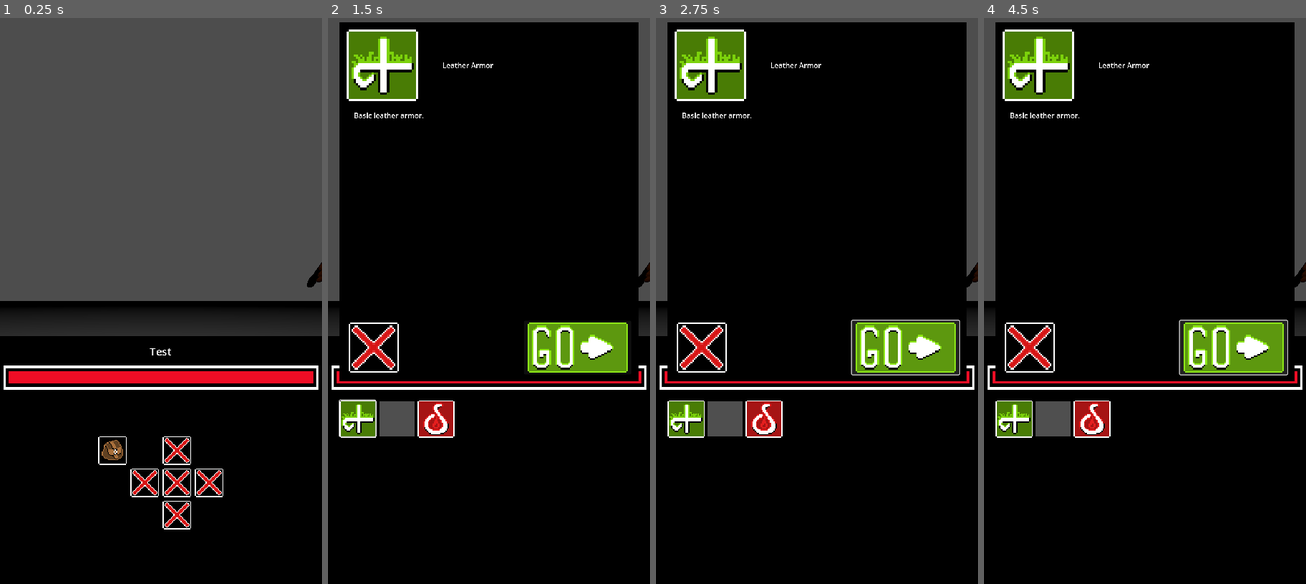
Above: before the commit, frames 1-4 (left to right).
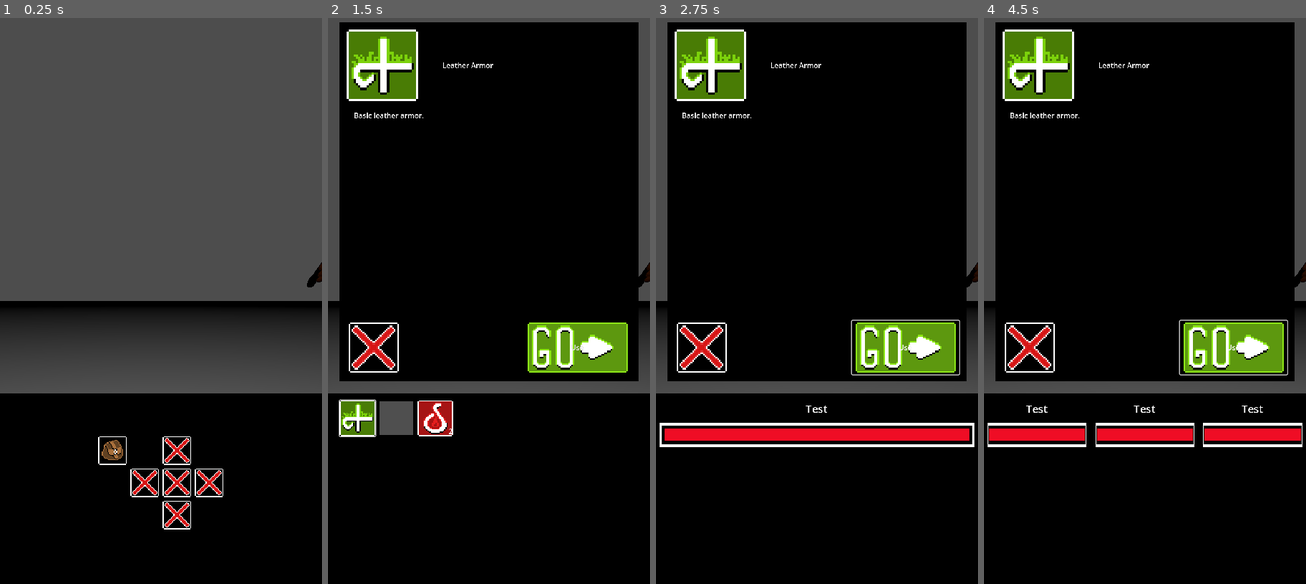
Above: after the commit, the same moments.

Repository: Crestor123/VoidRPG2.0
Game: Godot game, scene res://Scenes/Main.tscn
The game is run twice, just before and just after one commit, with the same random seed, the same clock (stepped at 60 frames per second) and the same inputs. The engine's default icon, where the game draws it, is replaced by a stand-in: a white triangle on a blue panel in a dark square.
Inputs (mouse positions are in pixels of both pictures, inside the frame that each line leads up to):
- Up to frame 1 (0.25 s): no input
- Up to frame 2 (1.5 s): click (440, 482) at 0.5 s; click (356, 419) at 1.27 s
- Up to frame 3 (2.75 s): click (907, 346) at 2.02 s
- Up to frame 4 (4.5 s): click (1235, 346) at 2.75 s, where only the run after the commit has a clickable "Use"; click (1012, 419) at 3.52 s; click (1235, 346) at 4.27 s

The runs differ from the first frame. In frame 1, 10% of the frame differs, in the area x 0-100%, y 56-67%; in frame 2, 3.2%; in frame 3, 7.6%; in frame 4, 7.6%.

Commit message:
Added partySelector, reworked inventory

Diff:
--- a/Resources/PartyMembers/Test.tres
+++ b/Resources/PartyMembers/Test.tres
@@ -22,7 +22,7 @@
 wisdom = 2
 charisma = 2
 abilities = Array[Resource]([ExtResource("1_lpp1x"), ExtResource("2_ly0so")])
-inventory = Array[Resource]([ExtResource("4_cq67y"), ExtResource("5_g3yon"), ExtResource("3_0foxm")])
+inventory = Array[Resource]([ExtResource("4_cq67y"), ExtResource("5_g3yon"), ExtResource("3_0foxm"), ExtResource("3_0foxm")])
 resistances = {
 "acid": 0,
 "air": 0,
--- a/Resources/Templates/Consumable.gd
+++ b/Resources/Templates/Consumable.gd
@@ -10,3 +10,5 @@
 	"acid", "darkness", "mind", "soul", "flesh", "time") var element : String
 
 @export var bonus : int
+
+@export var quantity : int = 1
--- a/Scenes/Components/InventoryComponent.gd
+++ b/Scenes/Components/InventoryComponent.gd
@@ -4,20 +4,21 @@
 @export var equipmentScene : PackedScene
 @export var consumableScene : PackedScene
 
-@export var parent : Node
-
 #Functions that allow for the use of items
 func initialize(itemList):
-	parent = get_parent()
 	for item in itemList:
 		addItem(item)
 
-func useItem(item : Item):
+func useItem(item : ItemNode):
 	pass
 
 func addItem(item : Item):
 	var newItem
 	if item is Consumable:
+		for child in get_children():
+			if child.data == item:
+				child.quantity += 1
+				return
 		newItem = consumableScene.instantiate()
 	elif item is Equipment:
 		newItem = equipmentScene.instantiate()
@@ -28,3 +29,18 @@
 	newItem.data = item
 	newItem.initialize()
 	pass
+
+func removeItem(item : ItemNode):
+	for child in get_children():
+		if item == child:
+			if item is ConsumableNode && item.quantity > 1:
+				item.quantity -= 1
+			else:
+				item.queue_free()
+
+func inInventory(item : ItemNode):
+	#Returns if a given item is in the inventory
+	for child in get_children():
+		if item == child:
+			return true
+	return false
--- a/Scenes/Components/KnowledgeComponent.gd
+++ b/Scenes/Components/KnowledgeComponent.gd
@@ -24,6 +24,9 @@
 	"flesh": 0,
 	"time": 0
 }
+
+func initialize():
+	parent = get_parent()
 
 func addKnowledge(type : String, amount : int):
 	knowledge[type] += amount
--- a/Scenes/Main.gd
+++ b/Scenes/Main.gd
@@ -1,21 +1,18 @@
 extends Node3D
 
 @onready var UILayer = $UILayer
+@onready var UIOverlay = $UIOverlay
 @onready var Player = $Player
 @onready var Battle = $Battle
 @onready var Party = $PartyMembers
+@onready var Inventory = $InventoryComponent
 @onready var Grid = $GridMap
 @onready var Entities = $Entities
 @onready var AbilityData = $AbilityDatabase
 
-enum {MOVEMENT, BATTLE, HEALTH, EXPERIENCE, INVENTORY}
 var currentUILayer : Node = null
 var prevUILayer : Node = null
-var movementUI : Node = null
-var battleUI : Node = null
-var healthUI : Node = null
-var experienceUI : Node = null
-var inventoryUI : Node = null
+var currentOverlay : Node = null
 
 var interactingEntity : Node = null
 
@@ -24,7 +21,14 @@
 		item.interacting.connect(entityInteract)
 
 	for member in Party.get_children():
+		member.inventory = Inventory
 		member.initialize()
+
+	for item in UILayer.get_children():
+		item.visible = false
+
+	for item in UIOverlay.get_children():
+		item.visible = false
 
 	Battle.victory.connect(winBattle)
 
@@ -32,30 +36,25 @@
 	pass
 
 func connectUI():
-	movementUI = UILayer.get_child(0)
-	battleUI = UILayer.get_child(1)
-	healthUI = UILayer.get_child(2)
-	experienceUI = UILayer.get_child(3)
-	inventoryUI = UILayer.get_child(4)
+	swapUI(UILayer.movementUI)
+	UILayer.movementUI.movementButtonPressed.connect(Player.move)
+	UILayer.movementUI.buttonPressed.connect(buttonPressed)
 
-	swapUI(movementUI)
-	UILayer.get_child(MOVEMENT).movementButtonPressed.connect(Player.move)
-	UILayer.get_child(MOVEMENT).buttonPressed.connect(buttonPressed)
+	UILayer.inventoryUI.buttonPressed.connect(buttonPressed)
+	UILayer.inventoryUI.use.connect(partySelector)
 
-	inventoryUI.buttonPressed.connect(buttonPressed)
-
-	healthUI.initialize(Party.get_children())
+	UILayer.healthUI.initialize(Party.get_children())
 	pass
 
 func buttonPressed(button : String):
 	print(button, " pressed")
 	if  button == "inventory":
 		#Open the inventory
-		swapUI(inventoryUI)
-		inventoryUI.fillItems(Party.get_child(0).inventory)
+		swapUI(UILayer.inventoryUI)
+		UILayer.inventoryUI.fillItems(Party.get_child(0).inventory)
 	if button == "back":
 		if prevUILayer != null: swapUI(prevUILayer)
-		else: swapUI(movementUI)
+		else: swapUI(UILayer.movementUI)
 	pass
 
 func entityInteract(ID, type, data):
@@ -69,7 +68,7 @@
 
 func enterBattle(enemyData):
 	#Swap out UI
-	swapUI(battleUI)
+	swapUI(UILayer.battleUI)
 	await Battle.initialize(Party.get_children(), enemyData)
 	#Battle.victory.connect(winBattle)
 	Battle.battle()
@@ -78,8 +77,8 @@
 func winBattle(defeatedEnemies):
 	#Remove entity from field
 	interactingEntity.queue_free()
-	battleUI.clear()
-	swapUI(experienceUI)
+	UILayer.battleUI.clear()
+	swapUI(UILayer.experienceUI)
 
 	#Calculate the experience gained
 	var xp = 0
@@ -90,21 +89,26 @@
 		item.addXP(xp)
 		item.knowledge.checkAbilityData(AbilityData.abilityData)
 	#Show the experience bar(s)
-	experienceUI.initialize(Party.get_children(), xp)
-	await experienceUI.continueButton
+	UILayer.experienceUI.initialize(Party.get_children(), xp)
+	await UILayer.experienceUI.continueButton
 
 	for item in defeatedEnemies:
 		item.queue_free()
 
-	swapUI(movementUI)
+	swapUI(UILayer.movementUI)
 	pass
 
 func swapUI(layer : Node):
 	prevUILayer = currentUILayer
 	for item in UILayer.get_children():
-		if item == healthUI:
+		if item == UILayer.healthUI:
 			continue
 		item.visible = false
 	#currentUILayer = UILayer.get_child(layer)
 	currentUILayer = layer
 	currentUILayer.visible = true
+
+func partySelector(caller : Node):
+	UIOverlay.partySelectorUI.initialize(Party.get_children(), caller)
+	UIOverlay.partySelectorUI.visible = true
+	pass
--- a/Scenes/Main.tscn
+++ b/Scenes/Main.tscn
@@ -7,12 +7,17 @@
 [ext_resource type="PackedScene" uid="uid://car6uwwbvjfsf" path="res://Scenes/Components/AbilityDatabase.tscn" id="2_mwmef"]
 [ext_resource type="PackedScene" uid="uid://hseb1wdlrl8b" path="res://Scenes/Battle.tscn" id="2_vrged"]
 [ext_resource type="Resource" uid="uid://dfwyi62eual2" path="res://Resources/PartyMembers/Test.tres" id="3_piwwk"]
+[ext_resource type="PackedScene" uid="uid://dvuafp4t0choo" path="res://Scenes/Objects/Inventory/Consumable.tscn" id="4_yc0bo"]
+[ext_resource type="PackedScene" uid="uid://bv3b700b1vlb3" path="res://Scenes/Components/InventoryComponent.tscn" id="5_2drwi"]
 [ext_resource type="PackedScene" uid="uid://d112vtgesk8ac" path="res://Scenes/Objects/Entity.tscn" id="5_d32gq"]
 [ext_resource type="Resource" uid="uid://tcd704npg8b5" path="res://Resources/Enemies/GroundwalkerBird.tres" id="6_5sgyr"]
 [ext_resource type="PackedScene" uid="uid://c0u2nhom40bs5" path="res://Scenes/Objects/UI/Battle/BattleUI.tscn" id="6_h7rcj"]
+[ext_resource type="Script" path="res://Scenes/UILayer.gd" id="6_pbq28"]
 [ext_resource type="PackedScene" uid="uid://bm0m14t6yfmmx" path="res://Scenes/Objects/UI/PartyHealth.tscn" id="7_vbsi2"]
 [ext_resource type="PackedScene" uid="uid://dpclrg0pcfjij" path="res://Scenes/Objects/UI/ExperienceUI.tscn" id="8_fieyf"]
 [ext_resource type="PackedScene" uid="uid://dqbqhh4gbftcq" path="res://Scenes/Objects/UI/InventoryUI.tscn" id="10_0gu7r"]
+[ext_resource type="Script" path="res://Scenes/UIOverlay.gd" id="12_g7dam"]
+[ext_resource type="PackedScene" uid="uid://dnvsp255trepw" path="res://Scenes/Objects/UI/PartySelectorUI.tscn" id="13_ckd8t"]
 
 [sub_resource type="StandardMaterial3D" id="StandardMaterial3D_dda42"]
 albedo_color = Color(0.247059, 0.247059, 0.247059, 1)
@@ -26,6 +31,9 @@
 
 [node name="AbilityDatabase" parent="." instance=ExtResource("2_mwmef")]
 
+[node name="InventoryComponent" parent="." instance=ExtResource("5_2drwi")]
+consumableScene = ExtResource("4_yc0bo")
+
 [node name="PartyMembers" type="Node" parent="."]
 
 [node name="PartyMember" parent="PartyMembers" instance=ExtResource("2_7irq2")]
@@ -36,7 +44,13 @@
 
 [node name="CurrentScene" type="Node" parent="."]
 
-[node name="UILayer" type="CanvasLayer" parent="."]
+[node name="UILayer" type="CanvasLayer" parent="." node_paths=PackedStringArray("movementUI", "battleUI", "healthUI", "experienceUI", "inventoryUI")]
+script = ExtResource("6_pbq28")
+movementUI = NodePath("MovementUI")
+battleUI = NodePath("BattleUI")
+healthUI = NodePath("PartyHealth")
+experienceUI = NodePath("ExperienceUI")
+inventoryUI = NodePath("InventoryUI")
 
 [node name="MovementUI" parent="UILayer" instance=ExtResource("1_orfka")]
 
@@ -57,6 +71,14 @@
 
 [node name="InventoryUI" parent="UILayer" instance=ExtResource("10_0gu7r")]
 
+[node name="UIOverlay" type="CanvasLayer" parent="." node_paths=PackedStringArray("partySelectorUI")]
+layer = 2
+script = ExtResource("12_g7dam")
+partySelectorUI = NodePath("PartySelectorUI")
+
+[node name="PartySelectorUI" parent="UIOverlay" instance=ExtResource("13_ckd8t")]
+visible = false
+
 [node name="Floor" type="MeshInstance3D" parent="."]
 mesh = SubResource("PlaneMesh_2ucn6")
 
--- a/Scenes/Objects/Inventory/Consumable.gd
+++ b/Scenes/Objects/Inventory/Consumable.gd
@@ -11,9 +11,12 @@
 
 @export var bonus : int
 
+@export var quantity : int = 1
+
 func initialize():
 	if data != null:
 		targetStat = data.targetStat
 		element = data.element
 		bonus = data.bonus
+		quantity = data.quantity
 	super.initialize()
--- a/Scenes/Objects/PartyMember.gd
+++ b/Scenes/Objects/PartyMember.gd
@@ -1,4 +1,6 @@
 extends Node2D
+
+class_name PartyMemberNode
 
 @export var data : Resource
 @export var abilityObject : PackedScene
@@ -6,7 +8,7 @@
 @onready var abilities = $AbilityComponent
 @onready var stats = $StatComponent
 @onready var knowledge = $KnowledgeComponent
-@onready var inventory = $InventoryComponent
+@onready var inventory = null
 @onready var equipment = $EquipmentComponent
 
 var experience : int = 0
@@ -24,8 +26,7 @@
 	stats.initialize(data)
 	abilities.initialize(data.abilities)
 	inventory.initialize(data.inventory)
-
-	knowledge.parent = self
+	knowledge.initialize()
 
 	xpToLevel = xpToNextLevel(stats.level)
 	stats.healthZero.connect(die)
@@ -49,6 +50,11 @@
 		xpToLevel = xpToNextLevel(stats.level)
 	pass
 
+func equip(item : ItemNode):
+	if inventory.inInventory(item):
+		inventory.removeItem(item)
+	equipment.equip(item)
+
 func startTurn(_turnCount : int):
 	isActive = true
 	stats.tickBuffs()
--- a/Scenes/Objects/UI/HealthUI.tscn
+++ b/Scenes/Objects/UI/HealthUI.tscn
@@ -8,7 +8,7 @@
 offset_right = 720.0
 offset_bottom = 128.0
 size_flags_horizontal = 3
-size_flags_vertical = 3
+size_flags_vertical = 2
 theme_override_constants/margin_left = 8
 theme_override_constants/margin_top = 8
 theme_override_constants/margin_right = 8
--- a/Scenes/Objects/UI/InventoryUI.gd
+++ b/Scenes/Objects/UI/InventoryUI.gd
@@ -7,16 +7,25 @@
 @onready var popup = $ItemPopupUI
 
 signal buttonPressed(button : String)
-signal equip(selectedItem : EquipmentNode)
+signal use()	#Emits self
 
+var inventory : Node = null
 var selectedItem : ItemNode = null
 
 func _ready():
+	popup.visible = false
+
 	popup.closeButton.pressed.connect(closePopup)
+	popup.useButton.pressed.connect(useItem)
 	pass
 
 func fillItems(itemList : Node):
 	emptyItems()
+
+	popup.visible = false
+	if selectedItem != null:
+		popup.initialize(selectedItem)
+		popup.visible = true
 
 	for item in itemList.get_children():
 		var newItem = itemObject.instantiate()
@@ -36,11 +45,20 @@
 	popup.initialize(item)
 	popup.visible = true
 
-func equipItem():
+func useItem():
+	if selectedItem != null:
+		use.emit(self)
+	else: print("Selected item is null")
+	pass
+
+func partyMemberSelected(partyMember : Node):
+
 	pass
 
 func closePopup():
+	selectedItem = null
 	popup.visible = false
 
 func _on_back_button_pressed():
+	emptyItems()
 	buttonPressed.emit("back")
--- a/Scenes/Objects/UI/ItemIconUI.tscn
+++ b/Scenes/Objects/UI/ItemIconUI.tscn
@@ -17,21 +17,36 @@
 size_flags_vertical = 3
 script = ExtResource("1_y8i7w")
 
-[node name="TextureRect" type="TextureRect" parent="."]
+[node name="CenterContainer" type="CenterContainer" parent="."]
+layout_mode = 0
+offset_right = 40.0
+offset_bottom = 40.0
+
+[node name="TextureRect" type="TextureRect" parent="CenterContainer"]
 custom_minimum_size = Vector2(80, 80)
-layout_mode = 1
-anchors_preset = 15
-anchor_right = 1.0
-anchor_bottom = 1.0
-grow_horizontal = 2
-grow_vertical = 2
+layout_mode = 2
 texture = ExtResource("2_vyj4p")
 stretch_mode = 4
 
-[node name="Button" type="Button" parent="TextureRect"]
+[node name="Button" type="Button" parent="CenterContainer/TextureRect"]
 layout_mode = 2
 offset_right = 80.0
 offset_bottom = 80.0
 flat = true
 
-[connection signal="pressed" from="TextureRect/Button" to="." method="_on_button_pressed"]
+[node name="Quantity" type="Label" parent="CenterContainer/TextureRect"]
+visible = false
+layout_mode = 1
+anchors_preset = 3
+anchor_left = 1.0
+anchor_top = 1.0
+anchor_right = 1.0
+anchor_bottom = 1.0
+offset_left = -10.0
+offset_top = -23.0
+grow_horizontal = 0
+grow_vertical = 0
+text = "1"
+horizontal_alignment = 2
+
+[connection signal="pressed" from="CenterContainer/TextureRect/Button" to="." method="_on_button_pressed"]
--- a/Scenes/Objects/UI/ItemPopupUI.gd
+++ b/Scenes/Objects/UI/ItemPopupUI.gd
@@ -4,12 +4,14 @@
 @onready var itemName = $MarginContainer/MarginContainer/VBoxContainer/HBoxContainer/ItemName
 @onready var description = $MarginContainer/MarginContainer/VBoxContainer/MarginContainer/Description
 @onready var closeButton = $MarginContainer/MarginContainer/VBoxContainer/Container/CloseButton
-@onready var equipButton = $MarginContainer/MarginContainer/VBoxContainer/Container/EquipButton
+#@onready var equipButton = $MarginContainer/MarginContainer/VBoxContainer/Container/EquipButton
+@onready var useButton = $MarginContainer/MarginContainer/VBoxContainer/Container/UseButton
 
 func initialize(item : ItemNode):
 	icon.texture = item.icon
 	itemName.text = item.itemName
 	description.text = item.description
-	if item is EquipmentNode:
-		equipButton.visible = true
-	else: equipButton.visible = false
+	if item is EquipmentNode || item is ConsumableNode:
+		useButton.visible = true
+	else:
+		useButton.visible = false
--- a/Scenes/Objects/UI/ItemPopupUI.tscn
+++ b/Scenes/Objects/UI/ItemPopupUI.tscn
@@ -88,11 +88,13 @@
 icon_alignment = 1
 expand_icon = true
 
-[node name="EquipButton" type="Button" parent="MarginContainer/MarginContainer/VBoxContainer/Container"]
+[node name="UseButton" type="Button" parent="MarginContainer/MarginContainer/VBoxContainer/Container"]
 visible = false
 custom_minimum_size = Vector2(240, 120)
 layout_mode = 2
 size_flags_horizontal = 10
+text = "Use"
 icon = ExtResource("4_00t88")
+flat = true
 icon_alignment = 1
 expand_icon = true
--- a/Scenes/Objects/UI/ItemUI.gd
+++ b/Scenes/Objects/UI/ItemUI.gd
@@ -1,7 +1,8 @@
 extends Control
 
-@onready var button = $PanelContainer/Button
-@onready var icon = $TextureRect
+@onready var button = $CenterContainer/TextureRect/Button
+@onready var icon = $CenterContainer/TextureRect
+@onready var quantity = $CenterContainer/TextureRect/Quantity
 
 signal buttonPressed(data)
 var data : Node = null
@@ -10,6 +11,9 @@
 	data = item
 	if item.icon != null:
 		icon.texture = data.icon
+	if item is ConsumableNode:
+		quantity.visible = true
+		quantity.text = str(item.quantity)
 
 func _on_button_pressed():
 	buttonPressed.emit(data)
--- /dev/null
+++ b/Scenes/Objects/UI/PartyMemberButtonUI.gd
@@ -0,0 +1,15 @@
+extends Control
+
+@onready var healthbar = $CenterContainer/HealthUI
+@onready var button = $CenterContainer/Button
+
+var data : Node = null
+
+signal buttonPressed(data)
+
+func initialize(partyMember : Node):
+	data = partyMember
+	healthbar.initialize(partyMember.name, partyMember.stats.getHealthPercent())
+
+func _on_button_pressed():
+	buttonPressed.emit(data)
--- /dev/null
+++ b/Scenes/Objects/UI/PartyMemberButtonUI.tscn
@@ -0,0 +1,33 @@
+[gd_scene load_steps=3 format=3 uid="uid://bx2hwox8kb287"]
+
+[ext_resource type="Script" path="res://Scenes/Objects/UI/PartyMemberButtonUI.gd" id="1_cuo73"]
+[ext_resource type="PackedScene" uid="uid://m0p4u7s6ya5f" path="res://Scenes/Objects/UI/HealthUI.tscn" id="1_g10v7"]
+
+[node name="PartyMemberButtonUI" type="Control"]
+layout_mode = 3
+anchors_preset = 15
+anchor_right = 1.0
+anchor_bottom = 1.0
+grow_horizontal = 2
+grow_vertical = 2
+size_flags_horizontal = 3
+size_flags_vertical = 3
+script = ExtResource("1_cuo73")
+
+[node name="CenterContainer" type="MarginContainer" parent="."]
+layout_mode = 1
+anchors_preset = 15
+anchor_right = 1.0
+anchor_bottom = 1.0
+grow_horizontal = 2
+grow_vertical = 2
+
+[node name="Button" type="Button" parent="CenterContainer"]
+layout_mode = 2
+flat = true
+
+[node name="HealthUI" parent="CenterContainer" instance=ExtResource("1_g10v7")]
+layout_mode = 2
+size_flags_vertical = 0
+
+[connection signal="pressed" from="CenterContainer/Button" to="." method="_on_button_pressed"]
--- /dev/null
+++ b/Scenes/Objects/UI/PartySelectorUI.gd
@@ -0,0 +1,31 @@
+extends Control
+
+@onready var buttonContainer = $ButtonContainer
+
+@export var partyMemberButton : PackedScene
+
+var destination : Node = null
+signal selected(partyMember : Node)
+
+func initialize(partyList : Array, caller : Node):
+	destination = caller
+	if destination.has_method("partyMemberSelected"):
+		selected.connect(destination.partyMemberSelected)
+
+	for partyMember in partyList:
+		var newButton = partyMemberButton.instantiate()
+		buttonContainer.add_child(newButton)
+		newButton.initialize(partyMember)
+		newButton.buttonPressed.connect(partyMemberSelected)
+	pass
+
+func partyMemberSelected(partyMember : Node):
+	if destination.has_method("partyMemberSelected"):
+		selected.disconnect(destination.partyMemberSelected)
+		destination = null
+
+	print(partyMember, " selected")
+	selected.emit(partyMember)
+	visible = false
+	for item in buttonContainer.get_children():
+		item.queue_free()
--- /dev/null
+++ b/Scenes/Objects/UI/PartySelectorUI.tscn
@@ -0,0 +1,35 @@
+[gd_scene load_steps=3 format=3 uid="uid://dnvsp255trepw"]
+
+[ext_resource type="Script" path="res://Scenes/Objects/UI/PartySelectorUI.gd" id="1_klwtc"]
+[ext_resource type="PackedScene" uid="uid://bx2hwox8kb287" path="res://Scenes/Objects/UI/PartyMemberButtonUI.tscn" id="2_2ahgy"]
+
+[node name="PartySelectorUI" type="Control"]
+custom_minimum_size = Vector2(0, 426)
+layout_mode = 3
+anchors_preset = 12
+anchor_top = 1.0
+anchor_right = 1.0
+anchor_bottom = 1.0
+grow_horizontal = 2
+grow_vertical = 0
+size_flags_horizontal = 3
+size_flags_vertical = 3
+script = ExtResource("1_klwtc")
+partyMemberButton = ExtResource("2_2ahgy")
+
+[node name="Background" type="ColorRect" parent="."]
+layout_mode = 1
+anchors_preset = 15
+anchor_right = 1.0
+anchor_bottom = 1.0
+grow_horizontal = 2
+grow_vertical = 2
+color = Color(0, 0, 0, 1)
+
+[node name="ButtonContainer" type="HBoxContainer" parent="."]
+layout_mode = 1
+anchors_preset = 15
+anchor_right = 1.0
+anchor_bottom = 1.0
+grow_horizontal = 2
+grow_vertical = 2
--- /dev/null
+++ b/Scenes/UILayer.gd
@@ -0,0 +1,7 @@
+extends CanvasLayer
+
+@export var movementUI : Node
+@export var battleUI : Node
+@export var healthUI : Node
+@export var experienceUI : Node
+@export var inventoryUI : Node
--- /dev/null
+++ b/Scenes/UIOverlay.gd
@@ -0,0 +1,3 @@
+extends CanvasLayer
+
+@export var partySelectorUI : Node
Not shown: 1 places in Scenes/Main.tscn that only renumber resources
